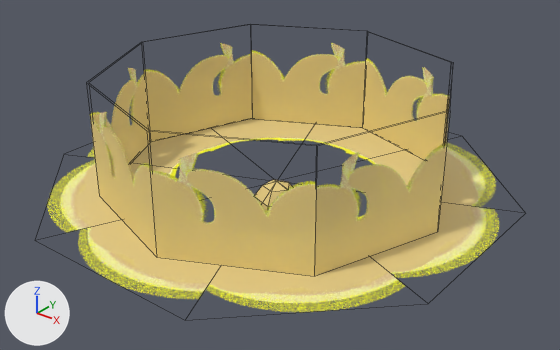
Before and after pictures for a commit that changed the FBX model Assets/Models/bridge/Asset_BridgeON.fbx.
Both versions are drawn from a camera (50 mm lens) standing at (0.1775, -0.2199, 0.1497) and looking at (0.0035, -0.0024, 0.0148). The axes (+X, +Y, +Z) are drawn at lower left. The lights are the same throughout. Mesh edges are drawn as thin lines. Where no turn or scale is listed for an object, it has been applied to the vertices.

Script lines for the objects in view, before the commit:
```python
me_mesh = bpy.data.meshes.new('Mesh')
me_mesh.from_pydata(...)  # a UV sphere (5 segments, 5 rings, poles along z) spanning x -0.0077..0.0095, y -0.009..0.009, z -0.01..0.01
me_mesh.materials.append(mat_lambert2)
me_mesh_001 = bpy.data.meshes.new('Mesh.001')
me_mesh_001.from_pydata(...)  # 9 vertices, 8 faces; spans x -0.09..0.09, y -0.09..0.09, z 0.0
me_mesh_001.materials.append(mat_lambert2)
me_mesh_002 = bpy.data.meshes.new('Mesh.002')
me_mesh_002.from_pydata(...)  # 16 vertices, 8 faces; spans x -0.0696..0.0696, y -0.0696..0.0696, z -0.0001..0.0463
me_mesh_002.materials.append(mat_lambert2)
me_mesh_003 = bpy.data.meshes.new('Mesh.003')
me_mesh_003.from_pydata(...)  # 16 vertices, 8 faces; spans x -0.0704..0.0704, y -0.0704..0.0704, z -0.0001..0.0463
me_mesh_003.materials.append(mat_lambert2)
ob_circle = bpy.data.objects.new('circle', me_mesh_001)
ob_circle.location = (0.0, 0.0, 0.01)
ob_innerlight = bpy.data.objects.new('innerlight', me_mesh_002)
ob_innerlight.location = (0.0, 0.0, 0.01)
ob_lightball01 = bpy.data.objects.new('lightball01', me_mesh)
ob_lightball01.location = (0.0, 0.0, 0.0)
ob_outerlight = bpy.data.objects.new('outerlight', me_mesh_003)
ob_outerlight.location = (0.0, 0.0, 0.01)
```
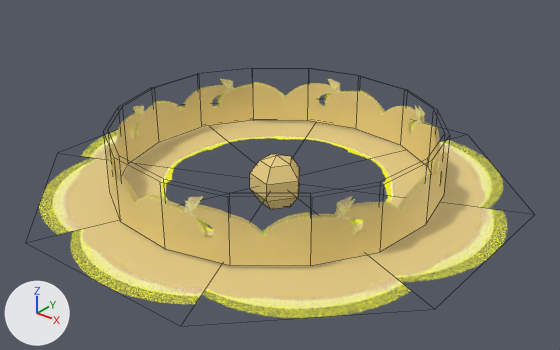
Where the change shows, as pixel boxes (x1, y1, x2, y2) in the pictures (560 x 350 px):
'circle', mesh rescaled (10% taller)
    before: (47, 119, 499, 313)
    after: (39, 105, 508, 318)
'outerlight', reshaped, moved (20% shorter)
    before: (90, 43, 450, 276)
    after: (105, 79, 448, 266)
'innerlight', reshaped, moved
    before: (92, 43, 448, 224)
    after: (110, 79, 443, 238)
'lightball01', mesh rescaled, moved
    before: (255, 180, 292, 210)
    after: (250, 154, 299, 209)

Edits to the bpy script that builds the scene:
```text
Change me_mesh_003:
    used by ob_outerlight; location = (0.0, 0.0, 0.01)
    remove me_mesh_003.from_pydata(...)  # 16 vertices, 8 faces; spans x -0.0704..0.0704, y -0.0704..0.0704, z -0.0001..0.0463
    add me_mesh_003.from_pydata(...)  # 32 vertices, 16 faces; spans x -0.0659..0.0659, y -0.0659..0.0659, z 0.0..0.0254
    me_mesh_003 part 1: the whole mesh is rebuilt
Change me_mesh_002:
    used by ob_innerlight; location = (0.0, 0.0, 0.01)
    remove me_mesh_002.from_pydata(...)  # 16 vertices, 8 faces; spans x -0.0696..0.0696, y -0.0696..0.0696, z -0.0001..0.0463
    add me_mesh_002.from_pydata(...)  # 32 vertices, 16 faces; spans x -0.0641..0.0641, y -0.0641..0.0641, z 0.0..0.0258
    me_mesh_002 part 3: the whole mesh is rebuilt
Change me_mesh:
    where me_mesh.from_pydata(...)  # 22 vertices, 25 faces; spans x -0.0077..0.0095, y -0.009..0.009, z -0.01..0.01
    used by ob_lightball01; location = (0.0, 0.0, 0.0)
    me_mesh part 2: the whole mesh is scaled about the mesh origin by 1.16
Change me_mesh_001:
    where me_mesh_001.from_pydata(...)  # 9 vertices, 8 faces; spans x -0.09..0.09, y -0.09..0.09, z 0.0
    used by ob_circle; location = (0.0, 0.0, 0.01)
    me_mesh_001 part 4: the whole mesh is scaled about its middle by 1.03
Change ob_outerlight:
    ob_outerlight.location: (0.0, 0.0, 0.01) -> (0.0, -0.0005, 0.0114)
Change ob_innerlight:
    ob_innerlight.location: (0.0, 0.0, 0.01) -> (0.0, -0.0005, 0.0114)
Change ob_lightball01:
    ob_lightball01.location: (0.0, 0.0, 0.0) -> (0.0, 0.0, 0.01)
```
